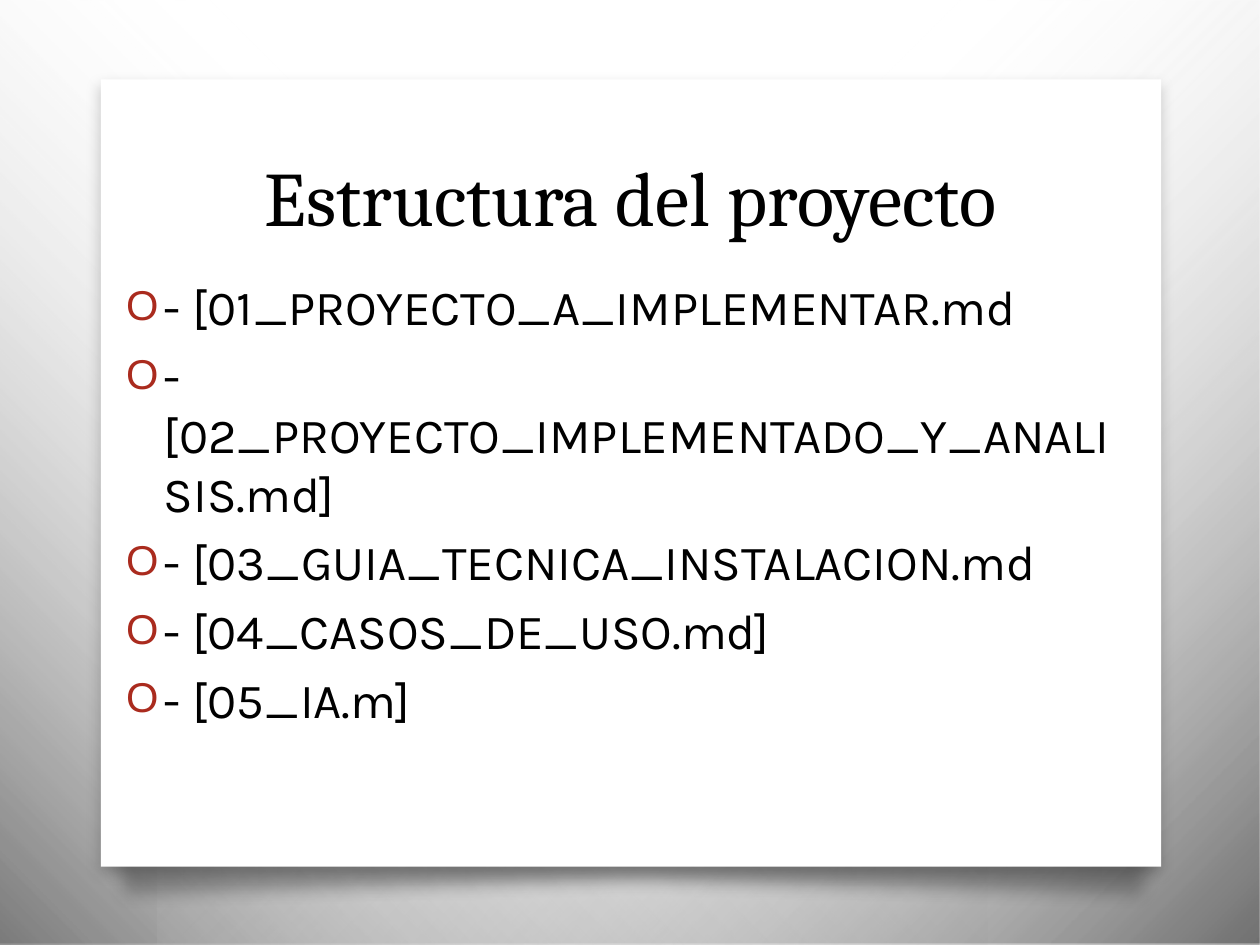
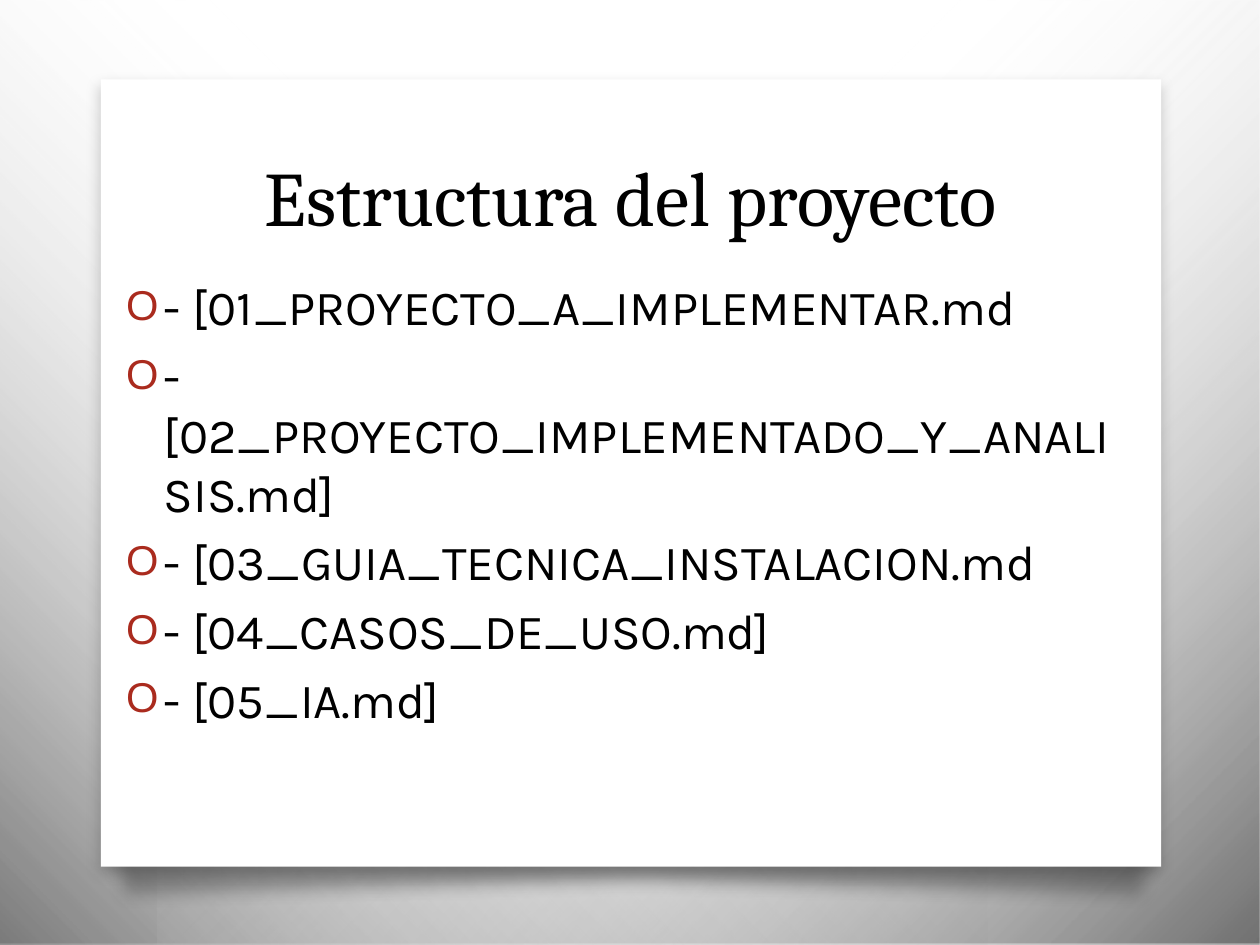
Before and after one commit to PaolaBlockchain/98_pfm_traza_2025, a slide deck: slide 2 of Doc/PresentacionProyectoFinalSolidity.pptx. Drawn at 1260x945 pixels with LibreOffice and Linux fonts; fonts in the diff are those of the drawing; background and template pictures are left out. Boxes give left, top, right and bottom in pixels: in the first picture for what was removed or moved away, otherwise in the second. Text is boxed around its words. In the diff, an @@ line names an element or a change of style, - is before the commit and + after.

```diff
--- a/Doc/PresentacionProyectoFinalSolidity.pptx
+++ b/Doc/PresentacionProyectoFinalSolidity.pptx
@@ text at bbox=[192, 682, 439, 723]: text changed @@
-O - [05_IA.m]
+O - [05_IA.md]
```
Also in this commit, not shown: 2 other files.
